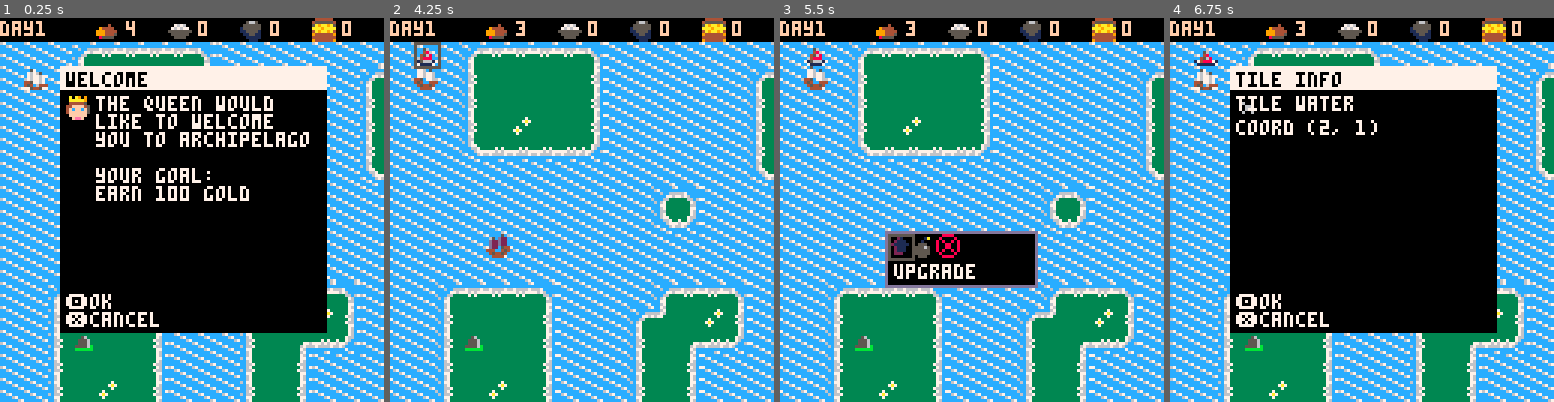
Above: before the commit, frames 1-4 (left to right).
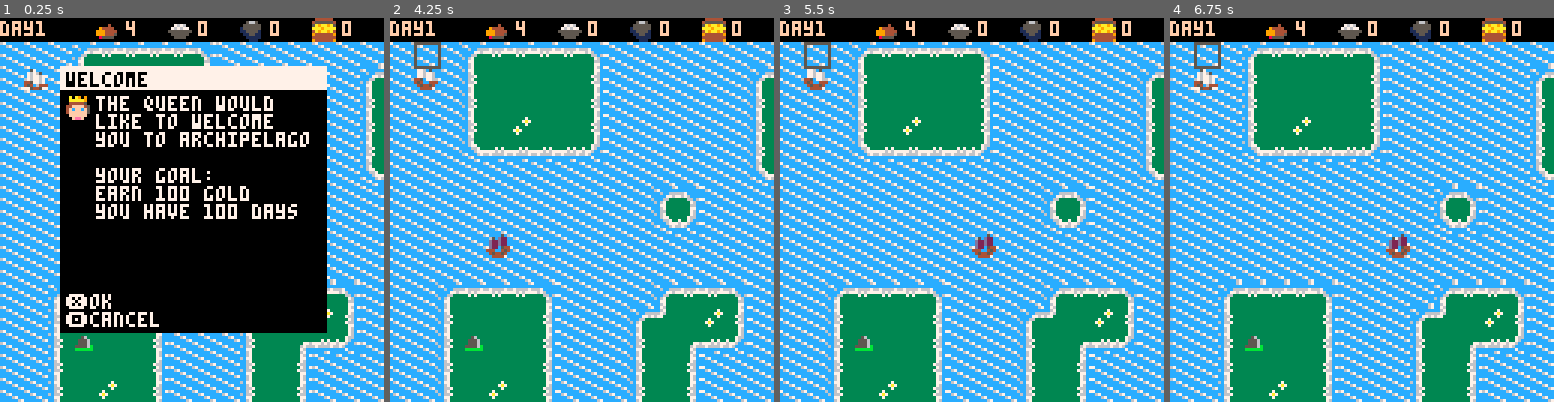
Above: after the commit, the same moments.

Repository: ignoreintuition/archipelago
Game: PICO-8 cartridge archipelago.p8
Same seed, same stepped clock (60 frames per second), same inputs: the game is played once before the commit and once after it.
Inputs:
- Up to frame 1 (0.25 s): no input
- Up to frame 2 (4.25 s): tap X (X key) at 0.33, 1.07, 1.85, 2.97, 4.08 s; tap O (Z key) at 0.7, 1.7, 2.1, 2.5, 2.9, 3.3, 3.7, 4.1 s; hold Right 1.6-2.1 s; hold Up 2.15-2.42 s; hold Right 2.47-3.03 s; hold Left 3.08-3.58 s; hold Down 3.63-3.97 s; hold Right from 4.02 s (still down)
- Up to frame 3 (5.5 s): tap O (Z key) at 4.5, 4.9, 5.3 s; release Right at 4.68 s; hold Up 4.73-5.03 s; hold Left from 5.08 s (still down); tap X (X key) at 5.2 s
- Up to frame 4 (6.75 s): release Left at 5.68 s; tap O (Z key) at 5.7, 6.1, 6.5 s; hold Down 5.73-6.03 s; hold Right 6.08-6.58 s; tap X (X key) at 6.32 s; hold Right from 6.63 s (still down)

The runs differ from the first frame. In frame 1, 1.0% of the frame differs, in the area x 18-78%, y 48-80%; in frame 2, 0.2%; in frame 3, 6.2%; in frame 4, 48%, in the area x 6-86%, y 0-83%.

Commit message:
Updated controls, added movement limits, bug fixes

Diff:
--- a/archipelago.p8
+++ b/archipelago.p8
@@ -1,7 +1,7 @@
 pico-8 cartridge // http://www.pico-8.com
 version 41
 __lua__
---archipelago 0.1.6
+--archipelago 0.1.7
 --by IgnoreIntuition
 --game
 #include src/game.lua
--- a/src/dialog.lua
+++ b/src/dialog.lua
@@ -36,11 +36,13 @@
     rectfill(d.x, d.y, d.x + dSize[d.sz][3], d.y + 8, 7)
     rectfill(d.x, d.y + 8, d.x + dSize[d.sz][3], d.y + dSize[d.sz][4] - 8, 0)
     print(d.t, d.x + 2, d.y + 2, 0)
-    spr(d["spr"], d.x + 2, d.y + 10)
+    if d["imageDialog"] then
+      spr(d["spr"], d.x + 2, d.y + 10)
+    end
     for i, v in ipairs(d.c) do
       print(v, d.x + 2 + offset, d.y + 10 + 8 * (i - 1), 7)
     end
-    print("\n🅾️ok\n❎cancel", d.x + 2, d.y + dSize[d.sz][4] - 26)
+    print("\n❎ok\n🅾️cancel", d.x + 2, d.y + dSize[d.sz][4] - 26)
   end
 end
 
--- a/src/goals.lua
+++ b/src/goals.lua
@@ -18,7 +18,7 @@
   if displayGoal then
     dialog(
       "welcome",
-      { "the queen would\nlike to welcome\nyou to archipelago\n\nyour goal: \nearn 100 gold" },
+      { "the queen would\nlike to welcome\nyou to archipelago\n\nyour goal: \nearn 100 gold\nyou have 100 days" },
       "lg",
       64
     )
--- a/src/toolbar.lua
+++ b/src/toolbar.lua
@@ -112,11 +112,11 @@
     activeAction = (activeAction - 1) % count(toolbars[toolbars["current"]])
   elseif btnp(➡️) then
     activeAction = (activeAction + 1) % count(toolbars[toolbars["current"]])
-  elseif btnp(🅾️) then
+  elseif btnp(❎) then
     setToolbarActive(false)
     toolbarFunctions[toolbars[toolbars["current"]][activeAction + 1][3]](toolbars[toolbars["current"]][activeAction + 1][4])
     cleanUpTb()
-  elseif btnp(❎) then
+  elseif btnp(🅾️) then
     setToolbarActive(false)
     cleanUpTb()
     mode = modes["select"]
--- a/src/ui.lua
+++ b/src/ui.lua
@@ -25,9 +25,25 @@
     if btnp(⬇️) then
       newY = newY + 1
     end
-    c.x = mid(0, newX, maxX)
-    c.y = mid(0, newY, maxY)
+    if checkLocation(newX, newY) then
+      c.x = mid(0, newX, maxX)
+      c.y = mid(0, newY, maxY)
+    end
   end
+end
+
+function checkLocation(x, y)
+  local loc = getTileInfo(c.x, c.y)
+  local newLoc = getTileInfo(newX, newY)
+  if mode == modes["move"] then
+    if (loc.terr == "water" or loc.terr == "beach") and (newLoc.terr == "water" or newLoc.terr == "beach") then
+      return true
+    elseif loc.terr != "water" and newLoc.terr != "water" then
+      return true
+    end
+    return false
+  end
+  return true
 end
 
 function drawUi()
@@ -63,10 +79,10 @@
   elseif mode == modes["toolbar"] then
     showToolbar()
   elseif mode == modes["dialog"] then
-    if btnp(🅾️) then
+    if btnp(❎) then
       d["resolved"] = true
       resetDialog()
-    elseif btnp(❎) then
+    elseif btnp(🅾️) then
       resetDialog()
     end
   elseif mode == modes["move"] then
--- a/src/unit.lua
+++ b/src/unit.lua
@@ -13,12 +13,15 @@
     sel = false,
     queueForUpdate = false,
     queueForDecomm = false,
-    queuedUnits = 0
+    queuedUnits = 0,
+    terr = {}
   }
   if u.spr == sprites["ship"] then
-    u.terr = water
+    add(u.terr, water)
+    add(u.terr, beach)
   elseif u.spr == sprites["troop"] then
-    u.terr = land
+    add(u.terr, land)
+    add(u.terr, forest)
   end
   return u
 end
@@ -85,7 +88,7 @@
       end
     end
   end
-  if fget(u.spr, u.terr) == fget(mget(x, y), u.terr) then
+  if canTravel(u, x, y) then
     u.tx = x
     u.ty = y
     u.active = true
@@ -107,7 +110,6 @@
 function unitDialog(u)
   dialog(
     "unit info", {
-      "terr " .. u.terr,
       "level: " .. u.lvl,
       u.subType,
       "coord (" .. u.x .. ", " .. u.y .. ")",
@@ -117,5 +119,11 @@
 end
 
 function canTravel(u, x, y)
-  return fget(u.spr, u.terr) == true and fget(mget(x, y), u.terr) == true
+  for i, v in ipairs(u.terr) do
+    printh("v" .. v)
+    if fget(mget(x, y), v) == true then
+      return true
+    end
+  end
+  return false
 end
Not shown, changed: config.txt
Not shown, changed: dist/archipelago.p8.png
